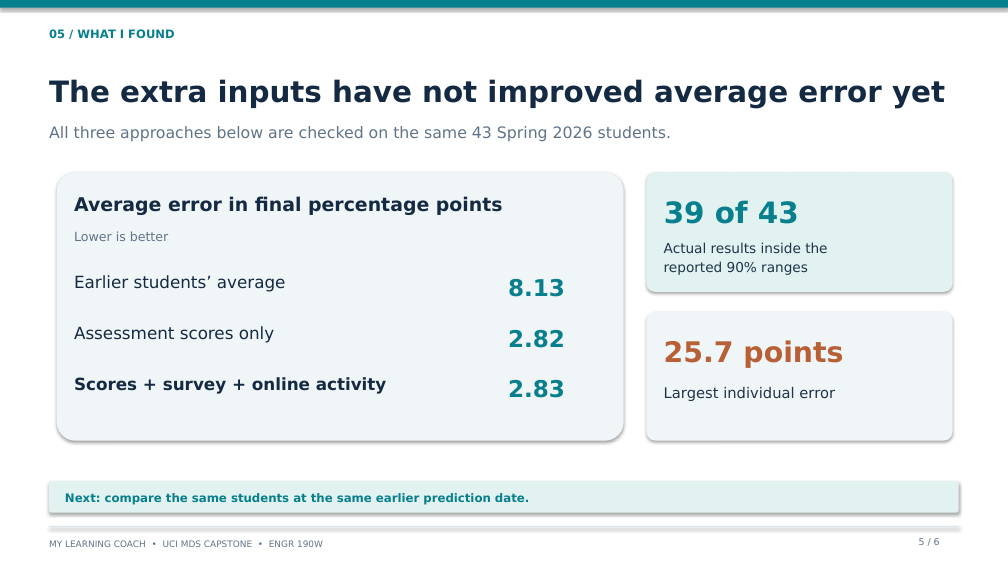
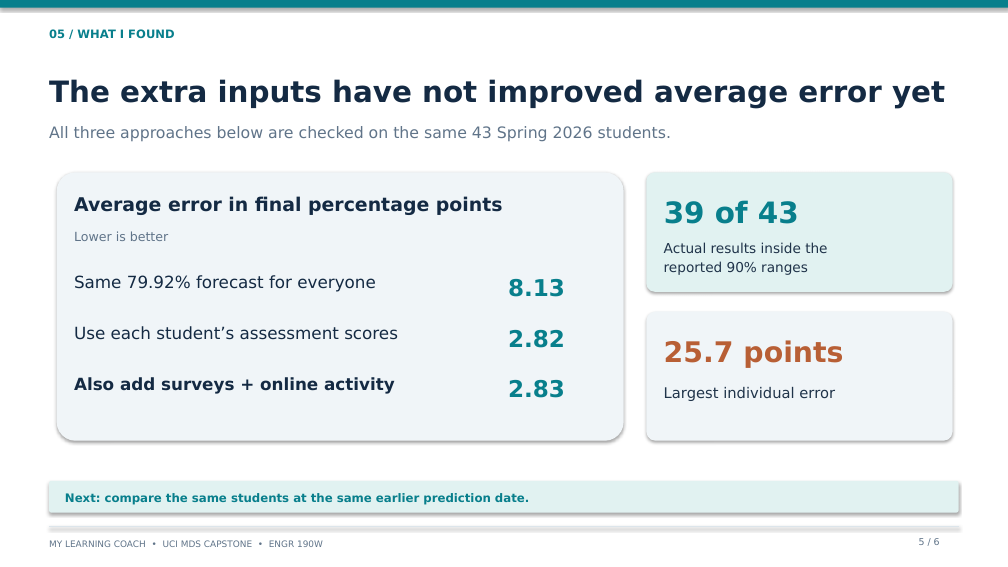
Before and after one commit to ayaan-27/UCI_Capstone_Project, a slide deck: slide 5 of MLC_technical_presentation.pptx. Drawn at 1008x567 pixels with LibreOffice and Linux fonts; fonts in the diff are those of the drawing. Boxes give left, top, right and bottom in pixels: in the first picture for what was removed or moved away, otherwise in the second. Text is boxed around its words. In the diff, an @@ line names an element or a change of style, - is before the commit and + after.

Commit message:
Clarify forecast errors and evaluate with existing course terms

```diff
--- a/MLC_technical_presentation.pptx
+++ b/MLC_technical_presentation.pptx
@@ text at [74, 275, 375, 292]: text changed @@
-Earlier students’ average
+Same 79.92% forecast for everyone
@@ text at [74, 326, 398, 340]: text changed @@
-Assessment scores only
+Use each student’s assessment scores
@@ text at [74, 377, 395, 394]: text changed @@
-Scores + survey + online activity
+Also add surveys + online activity
```
Also in this commit, not shown: 2 other slides changed, 4 other files.
